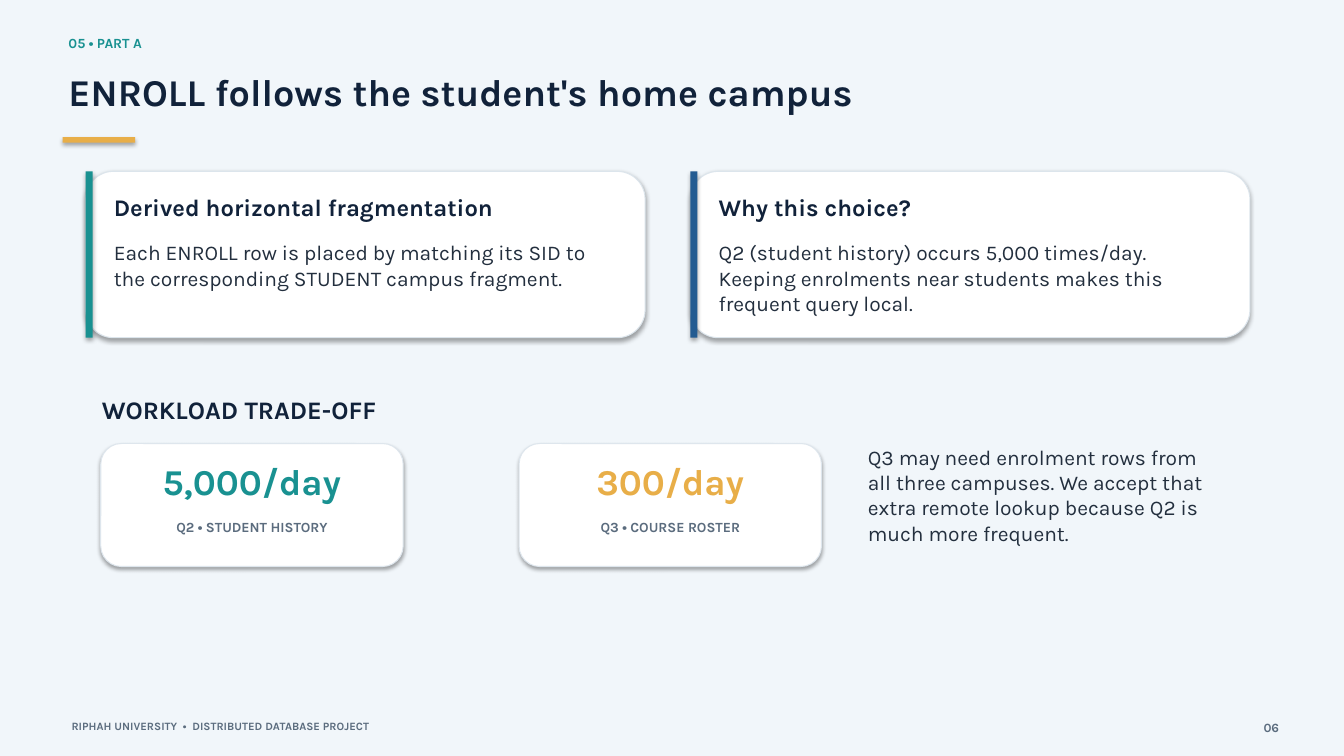
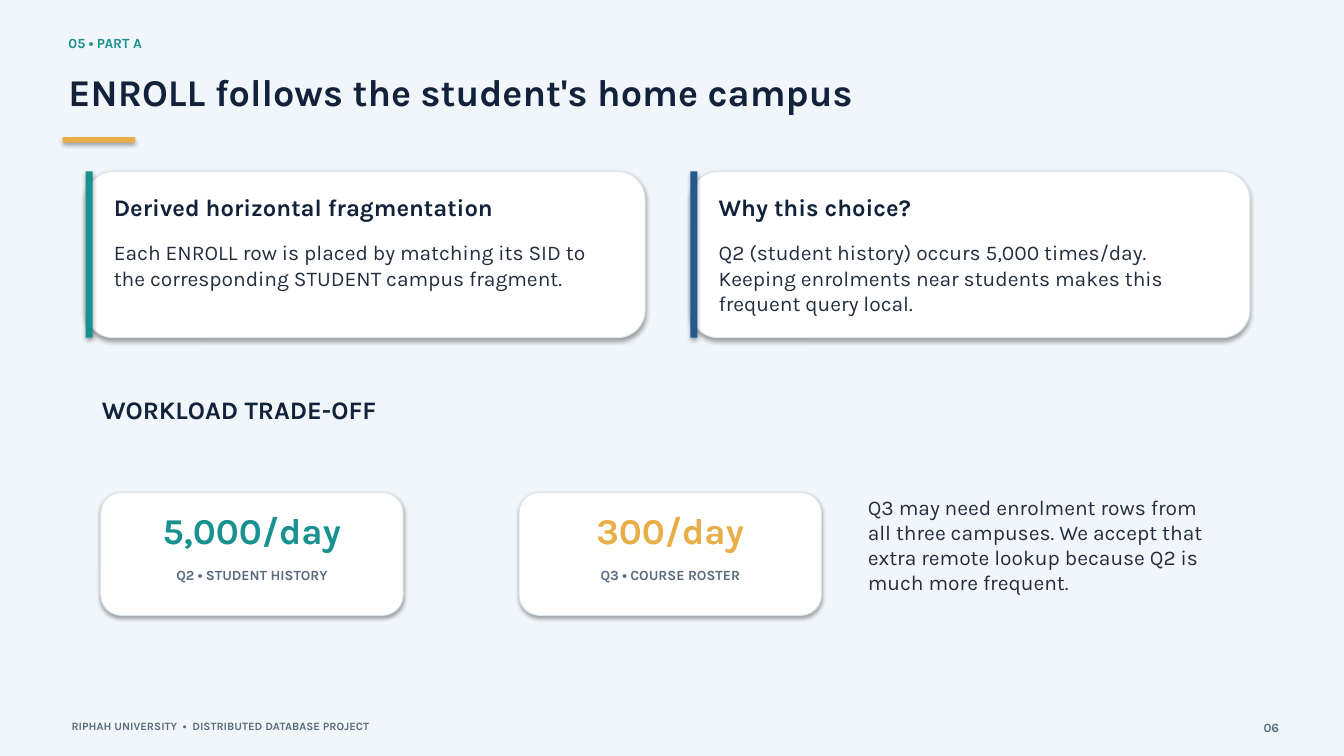
Before and after one commit to AbdulMooiz/Distrubuted_Database_for_Riphah_University, a slide deck: slide 6 of Project Presentation.pptx. Drawn at 1344x756 pixels with LibreOffice and Linux fonts; fonts in the diff are those of the drawing. Boxes give left, top, right and bottom in pixels: in the first picture for what was removed or moved away, otherwise in the second. Text is boxed around its words. In the diff, an @@ line names an element or a change of style, - is before the commit and + after.

```diff
--- a/Project Presentation.pptx
+++ b/Project Presentation.pptx
@@ 5 texts, 2 rounded rectangles moved together from (x1=101, y1=444, x2=1202, y2=567) to (x1=101, y1=492, x2=1202, y2=615) @@
```
Also in this commit, not shown: 7 other slides changed, 2 other files.
